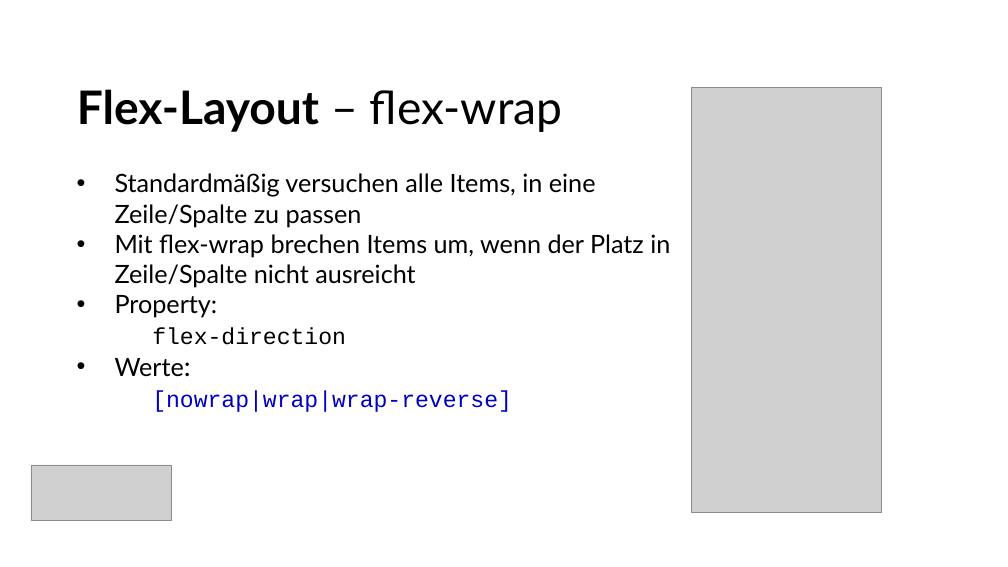
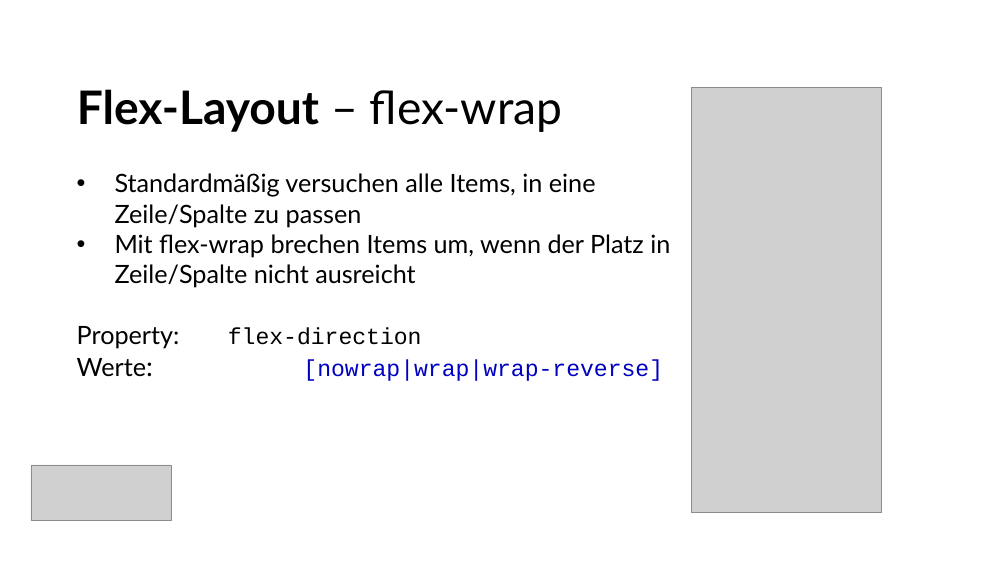
Before and after one commit to betera/css_layout, a slide deck: slide 27 of CSS_Layout.pptx. Drawn at 1008x567 pixels with LibreOffice and Linux fonts; fonts in the diff are those of the drawing; grey boxes stand for pictures; background and template pictures are left out. Boxes give left, top, right and bottom in pixels: in the first picture for what was removed or moved away, otherwise in the second. Text is boxed around its words. In the diff, an @@ line names an element or a change of style, - is before the commit and + after.

```diff
--- a/CSS_Layout.pptx
+++ b/CSS_Layout.pptx
@@ text at bbox=[77, 326, 663, 381]: text changed @@
-• Property:
-flex-direction
-• Werte:
-[nowrap|wrap|wrap-reverse]
+Property: flex-direction
+Werte: [nowrap|wrap|wrap-reverse]
```
Also in this commit, not shown: 17 other slides changed, 11 slides added, 20 other files.
